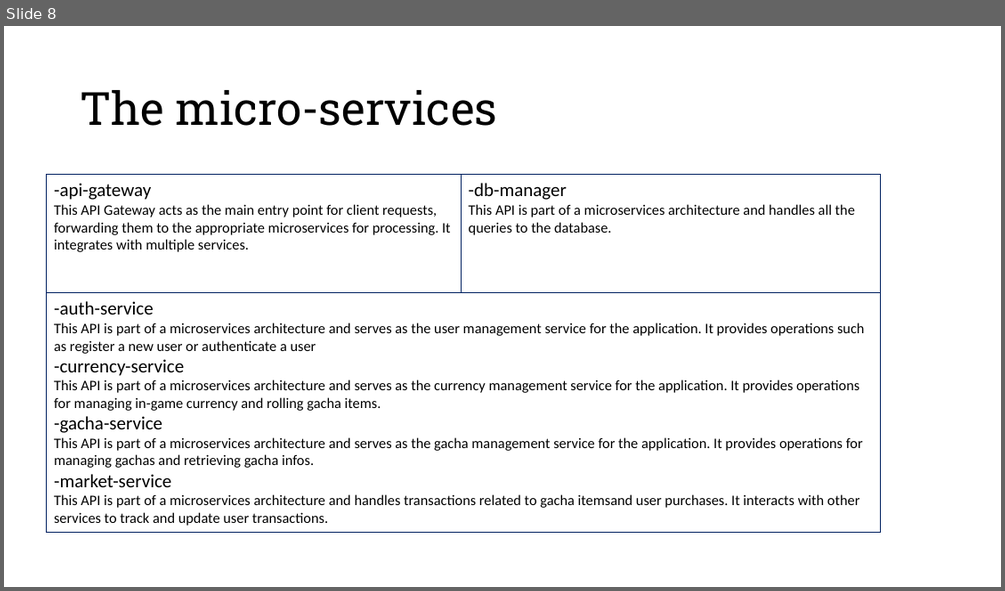
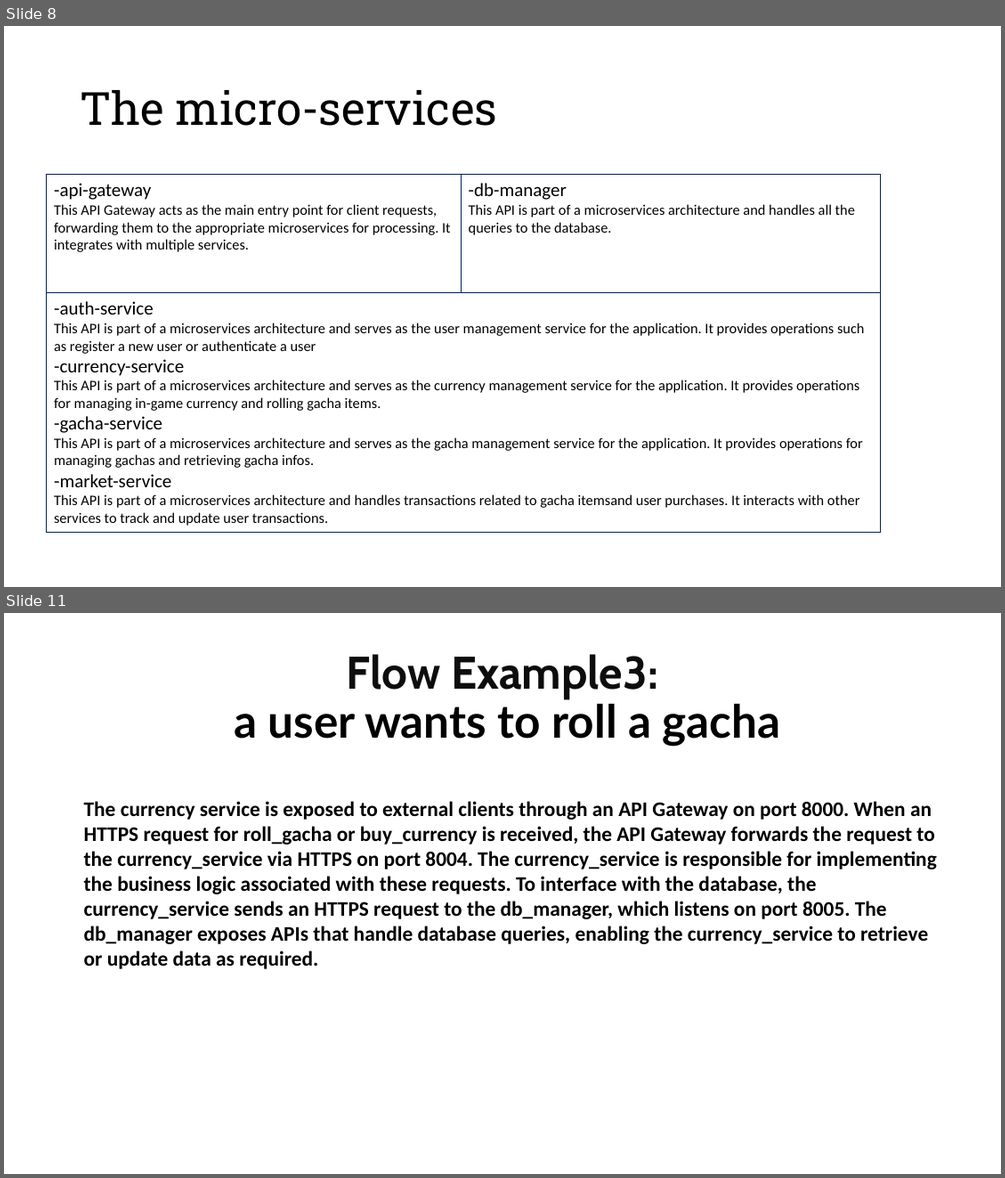
Before and after one commit to ardiz99/TBAse, a slide deck: doc/Gacha Collection.pptx. Shown one above the other, each under a label of ours: slide 8 before the commit, slides 8 and 11 after it; the slides between them are not shown. The pictures are 1005x591 and 1005x1178 pixels, drawn with LibreOffice and Linux fonts; fonts in the diff are those of the drawing. Boxes give left, top, right and bottom in pixels: in the first picture for what was removed or moved away, otherwise in the second. Text is boxed around its words. In the diff, an @@ line names an element or a change of style, - is before the commit and + after.

```diff
--- a/doc/Gacha Collection.pptx
+++ b/doc/Gacha Collection.pptx
@@ slide 11 added at (4,613,1001,1174), background #FFFFFF @@
@@ title added at (234,654,781,747), 44 pt, text #000000, bold @@
+Flow Example3:
+a user wants to roll a gacha
@@ text added at (84,801,937,969), 20 pt, text #000000, bold @@
+The currency service is exposed to external clients through an API Gateway on port 8000. When an HTTPS request for roll_gacha or buy_currency is received, the API Gateway forwards the request to the currency_service via HTTPS on port 8004. The currency_service is responsible for implementing the business logic associated with these requests. To interface with the database, the currency_service sends an HTTPS request to the db_manager, which listens on port 8005. The db_manager exposes APIs that handle database queries, enabling the currency_service to retrieve or update data as required.
```
Also in this commit, not shown: 2 other slides added, 1 other file.
